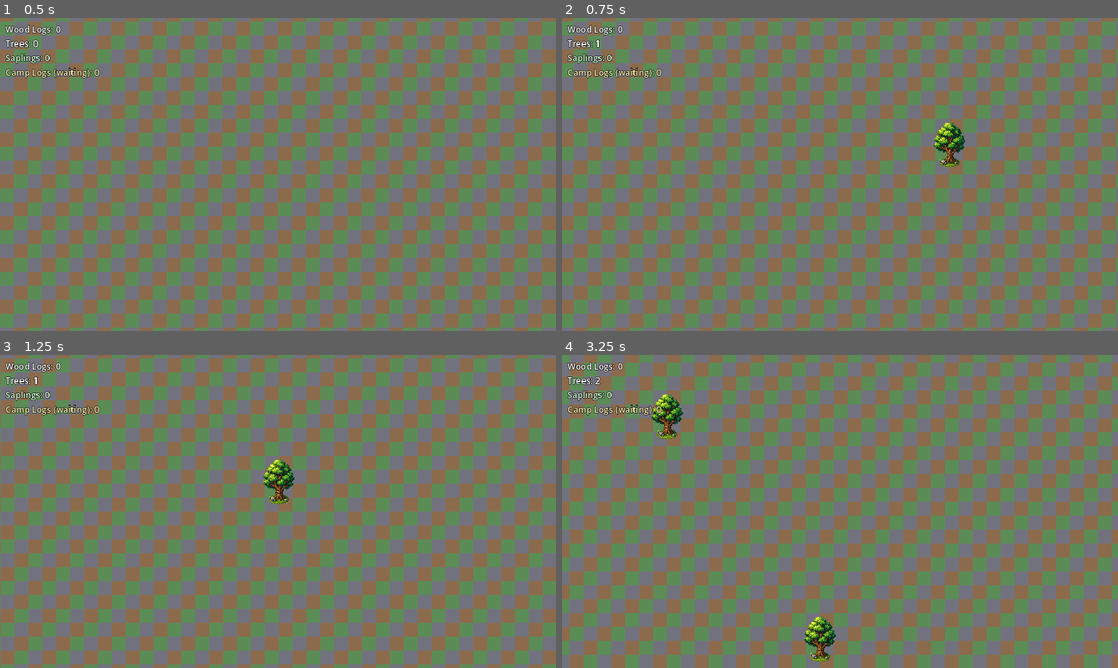
Above: before the commit, frames 1-4 (two rows, left to right).
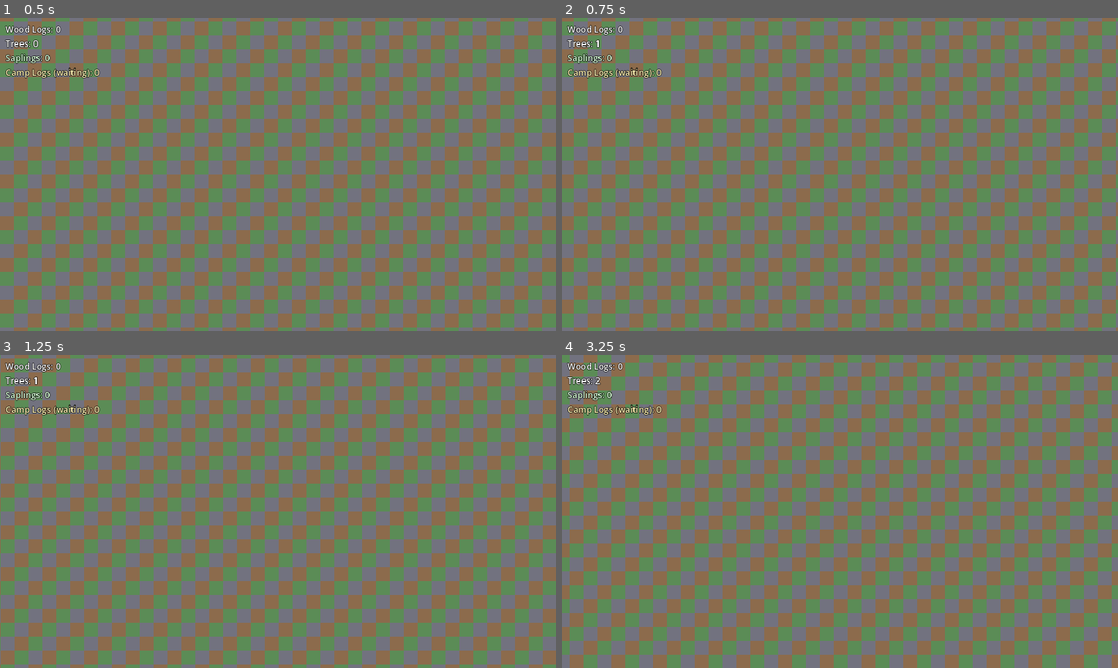
Above: after the commit, the same moments.

Repository: mcchesneyjg-max/Test-Gamer
Game: Godot game, scene res://main.tscn
The game is run twice, just before and just after one commit, with the same random seed, the same clock (stepped at 60 frames per second) and the same inputs.
Inputs (mouse positions are in pixels of both pictures, inside the frame that each line leads up to):
- Up to frame 1 (0.5 s): no input
- Up to frame 2 (0.75 s): tap Enter at 0.5 s; move the mouse to (962, 158) at 0.52 s; hold D (move_right) from 0.53 s (still down); tap T at 0.6 s; click (962, 158) at 0.67 s
- Up to frame 3 (1.25 s): keep holding D (move_right)
- Up to frame 4 (3.25 s): move the mouse to (728, 527) at 1.27 s; release D (move_right) at 1.28 s; hold S (move_down) 1.28-2.03 s; tap T at 1.35, 2.1, 2.85 s; move the mouse to (895, 442) at 2.02 s; hold D (move_right) 2.03-2.78 s; move the mouse to (812, 574) at 2.77 s; hold W (move_up) from 2.78 s (still down); click (812, 574) at 2.92 s

Frame 1 is identical in both runs. In frame 2, 0.5% of the frame differs, in the area x 66-73%, y 33-48%; in frame 3, 0.5%; in frame 4, 1.0%, in the area x 16-50%, y 12-98%.

Commit message:
Point mature tree scene at summer_tree_axe_frame_1 sprite
Use the user's Aseprite export filename so they can drop the PNG in
assets/sprites without renaming.

Co-authored-by: mcchesneyjg-max <mcchesneyjg-max@users.noreply.github.com>

Diff:
--- a/game/scenes/mature_tree.tscn
+++ b/game/scenes/mature_tree.tscn
@@ -1,7 +1,7 @@
 [gd_scene load_steps=3 format=3 uid="uid://mature-tree"]
 
 [ext_resource type="Script" path="res://scripts/mature_tree.gd" id="1_tree"]
-[ext_resource type="Texture2D" path="res://assets/sprites/mature_tree.png" id="2_sprite"]
+[ext_resource type="Texture2D" path="res://assets/sprites/summer_tree_axe_frame_1.png" id="2_sprite"]
 
 [node name="MatureTree" type="Node2D"]
 script = ExtResource("1_tree")
